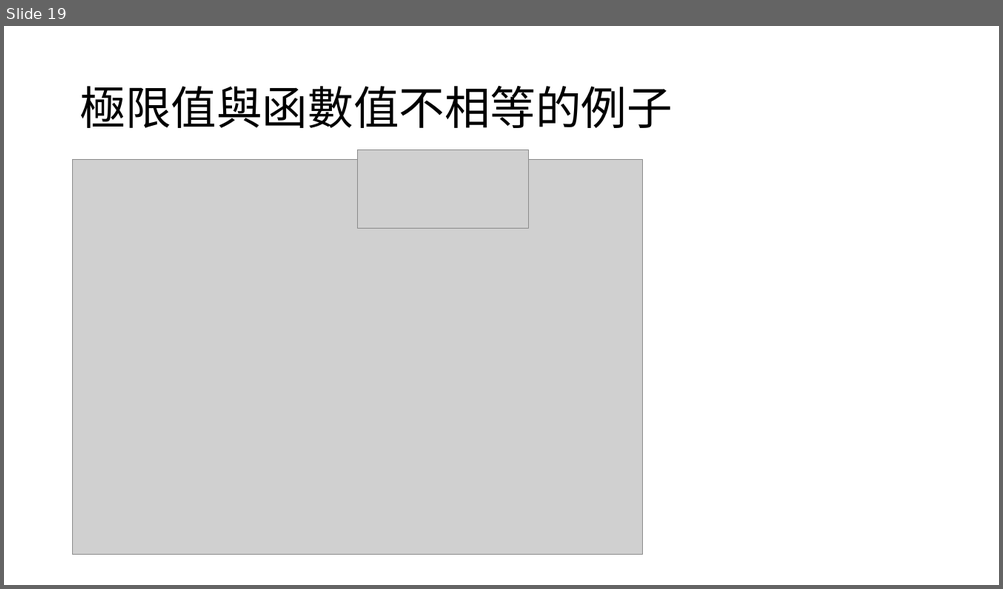
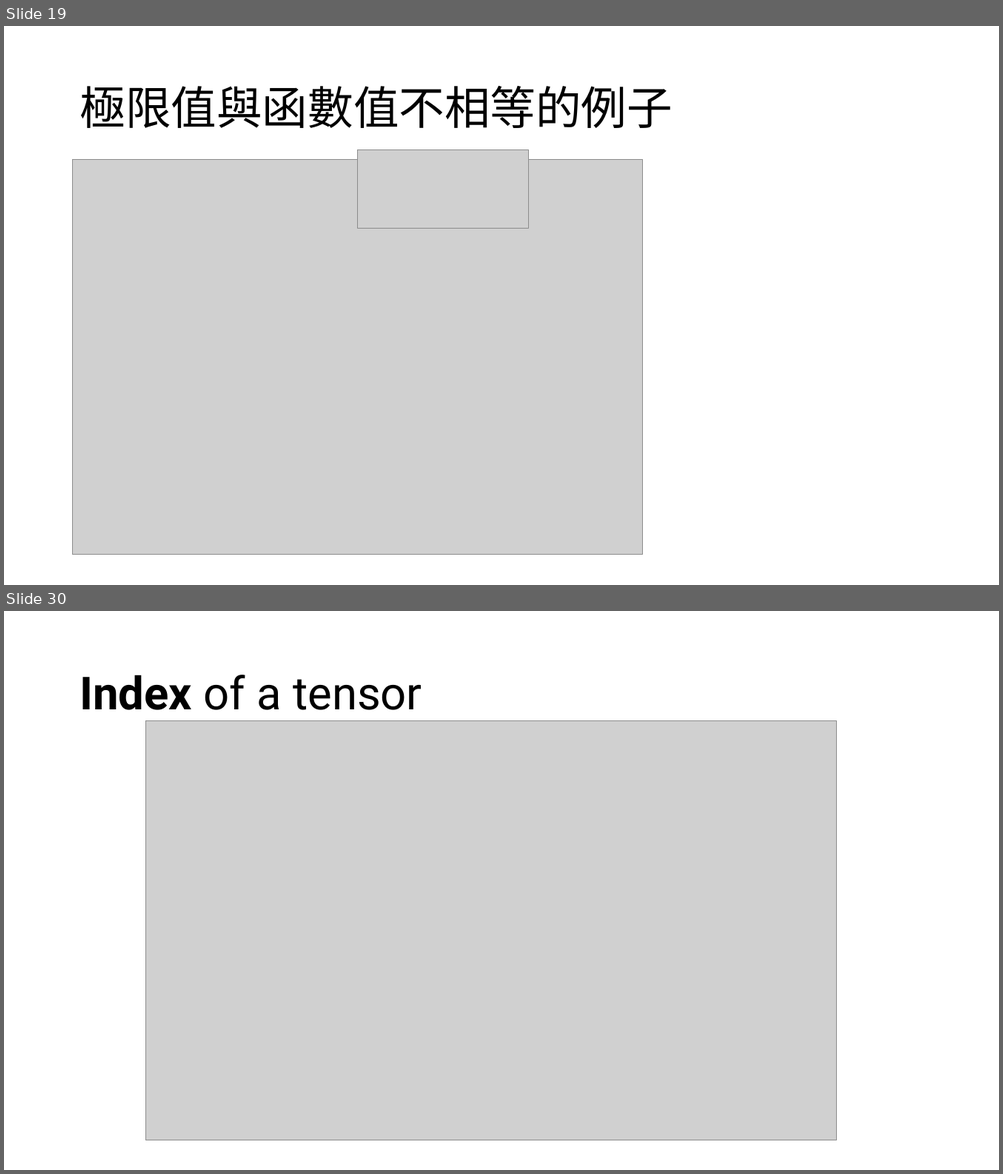
Before and after one commit to yychiang/110-2-VNU-Curriculum, a slide deck: 深度學習/深度學習數學基礎-1.pptx. Shown one above the other, each under a label of ours: slide 19 before the commit, slides 19 and 30 after it; the slides between them are not shown. The pictures are 1003x589 and 1003x1174 pixels, drawn with LibreOffice and Linux fonts; fonts in the diff are those of the drawing; grey boxes stand for pictures. Boxes give left, top, right and bottom in pixels: in the first picture for what was removed or moved away, otherwise in the second. Text is boxed around its words. In the diff, an @@ line names an element or a change of style, - is before the commit and + after.

```diff
--- a/深度學習/深度學習數學基礎-1.pptx
+++ b/深度學習/深度學習數學基礎-1.pptx
@@ slide 30 added at <box>4,611,999,1170</box>, background #FFFFFF @@
@@ title added at <box>79,675,421,710</box>, 44 pt, text #000000 @@
+Index of a tensor
@@ picture added at <box>146,721,836,1142</box> @@
```
Also in this commit, not shown: 28 other slides added.
